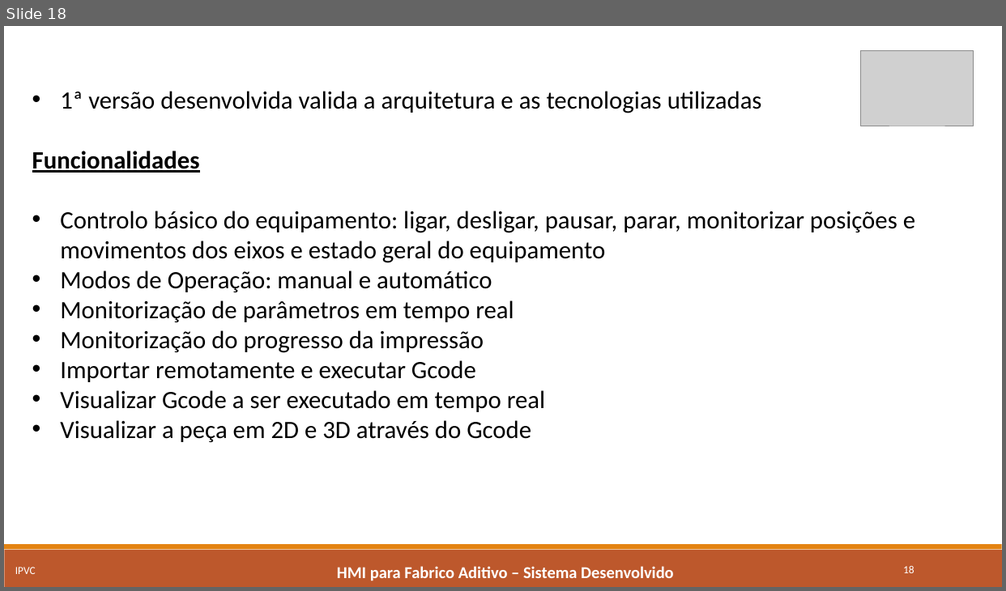
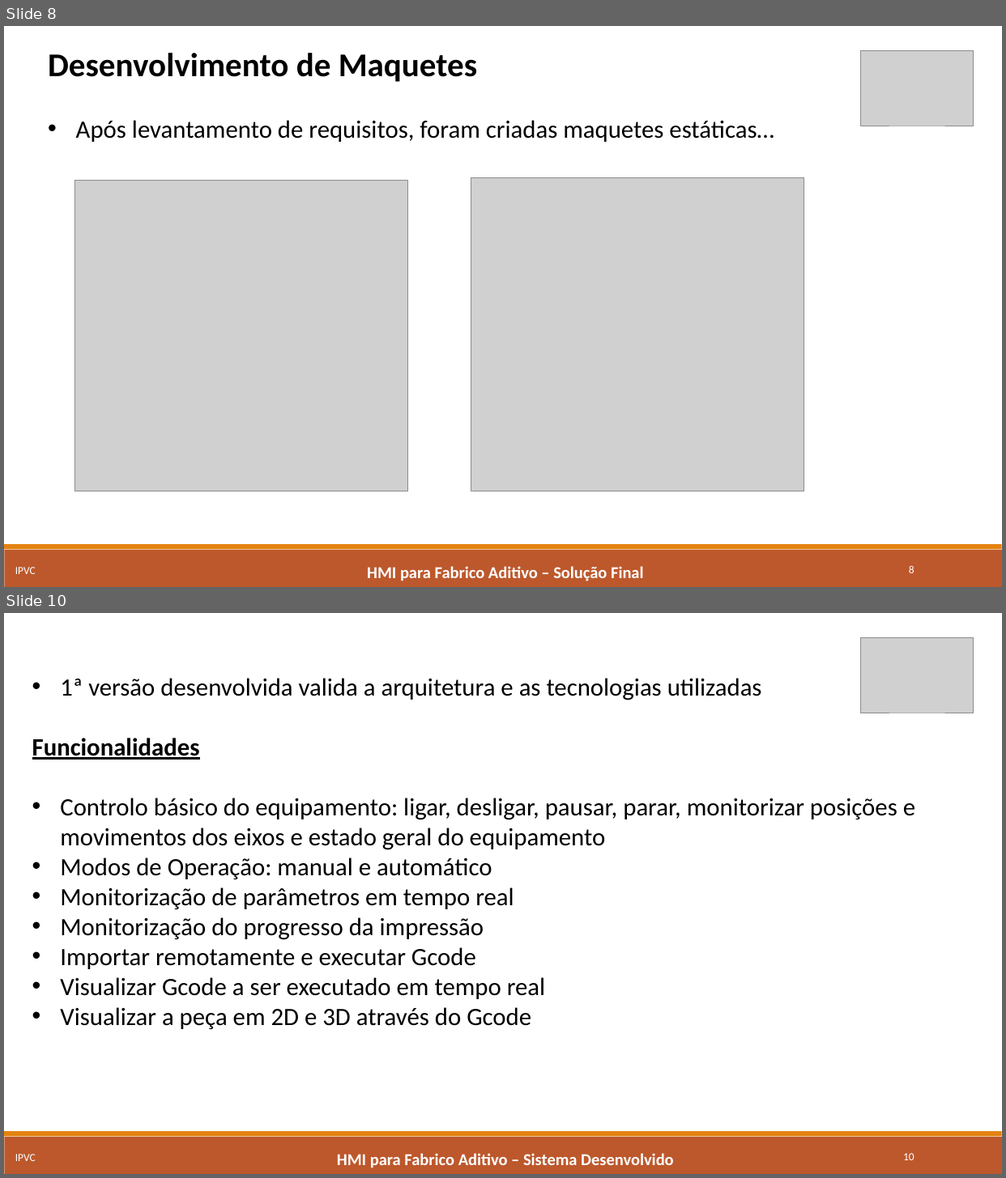
Before and after one commit to marcorlsrodrigues/projeto, a slide deck: Apresentacao_Final_MarcoRodrigues4652.pptx. Shown one above the other, each under a label of ours: slide 18 before the commit, slides 8 and 10 after it; the slides between them are not shown. The pictures are 1006x591 and 1006x1178 pixels, drawn with LibreOffice and Linux fonts; fonts in the diff are those of the drawing; grey boxes stand for pictures. Boxes give left, top, right and bottom in pixels: in the first picture for what was removed or moved away, otherwise in the second. Text is boxed around its words. In the diff, an @@ line names an element or a change of style, - is before the commit and + after.

```diff
--- a/Apresentacao_Final_MarcoRodrigues4652.pptx
+++ b/Apresentacao_Final_MarcoRodrigues4652.pptx
@@ slide 8 added at (x1=4, y1=26, x2=1002, y2=587), background #FFFFFF; not listed: 2 template elements that a slide beside it also shows @@
@@ text added at (x1=48, y1=53, x2=774, y2=142), 24 pt, text #000000 @@
+Desenvolvimento de Maquetes
+• Após levantamento de requisitos, foram criadas maquetes estáticas…
@@ picture added at (x1=861, y1=50, x2=974, y2=126) @@
@@ picture added at (x1=75, y1=180, x2=408, y2=492) @@
@@ picture added at (x1=471, y1=178, x2=804, y2=492) @@
@@ text added at (x1=15, y1=567, x2=36, y2=574), 10.5 pt, text #FFFFFF @@
+IPVC
@@ text added at (x1=367, y1=566, x2=644, y2=582), 16 pt, text #FFFFFF, bold @@
+HMI para Fabrico Aditivo – Solução Final
@@ page number added at (x1=909, y1=566, x2=914, y2=574), 10.5 pt, text #FFFFFF @@
+8
@@ what was slide 18 is now slide 10 @@
@@ page number at (x1=903, y1=1153, x2=914, y2=1161): text changed @@
-18
+10
```
Also in this commit, not shown: 3 slides changed, 1 other slide added, 10 slides removed.
